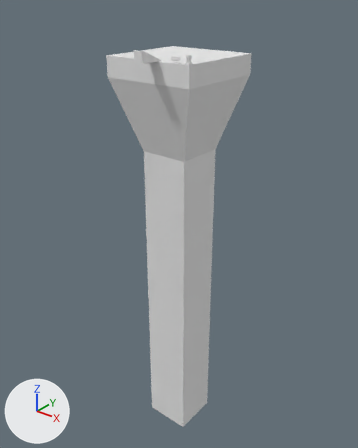
The Blender file Assets/World Objects/Blends/Dungeon/Dungeon_Platform.blend as it was, and as the next commit left it.
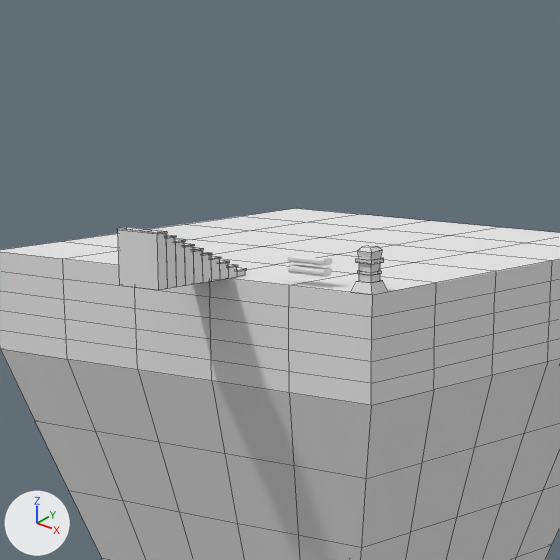
Old and new are each drawn whole from a camera (50 mm lens) standing at (31.44, -39.46, 6.19) and looking at (-0.45, 0.4, -18.52) and again close up on the part from 30% to 64% of the width and 0% to 28% of the height. Lighting does not change. The marker at lower left points along +X, +Y and +Z. The close-ups show mesh edges as thin lines.

In view in the first close-up: 'Ground', 'Rock_Fence', 'Rock_Pillar', 'Stairs, Straight'.
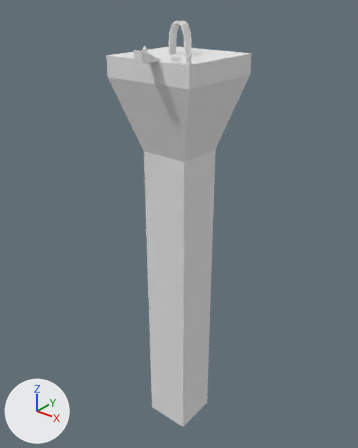
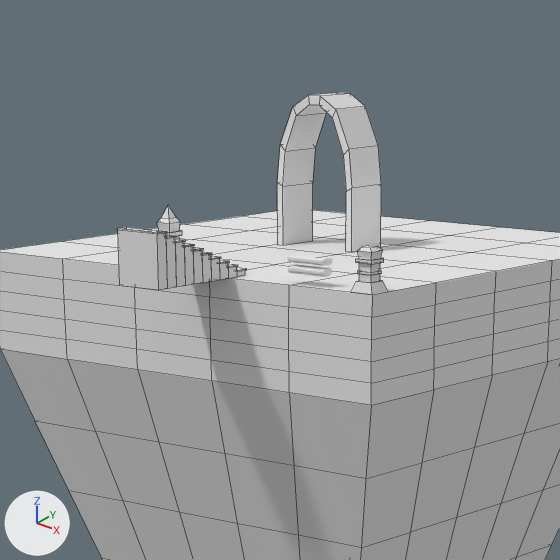
What differs and where, as boxes [x1, y1, x2, y2] in the close-ups (560 x 560 px):
'Arch', added
    after: [277, 93, 381, 252]
'Rock_Pillar._Tall', added
    after: [157, 205, 182, 239]

What changed in the scene script:
```text
Add me_plane_001:
    me_plane_001.from_pydata(...)  # 40 vertices, 36 faces; spans x -1.0..1.0, y -0.5..0.5, z 0.0..3.0
Add me_cube_002:
    me_cube_002.from_pydata(...)  # 60 vertices, 58 faces; spans x -0.1..0.0, y 0.0..0.202, z -0.5..0.0
    me_cube_002.materials.append(mat_material)  # white #e7e7e7
Add ob_arch:
    ob_arch = bpy.data.objects.new('Arch', me_plane_001)
    ob_arch.location = (0.0, 0.0, 0.0)
Add ob_rock_pillar__tall:
    ob_rock_pillar__tall = bpy.data.objects.new('Rock_Pillar._Tall', me_cube_002)
    ob_rock_pillar__tall.location = (0.0, -5.0, 0.0)
    ob_rock_pillar__tall.rotation_euler = (1.571, 0.0, 0.0)  # degrees (90, 0, 0)
    ob_rock_pillar__tall.scale = (5.0, 6.0, 1.0)
```
